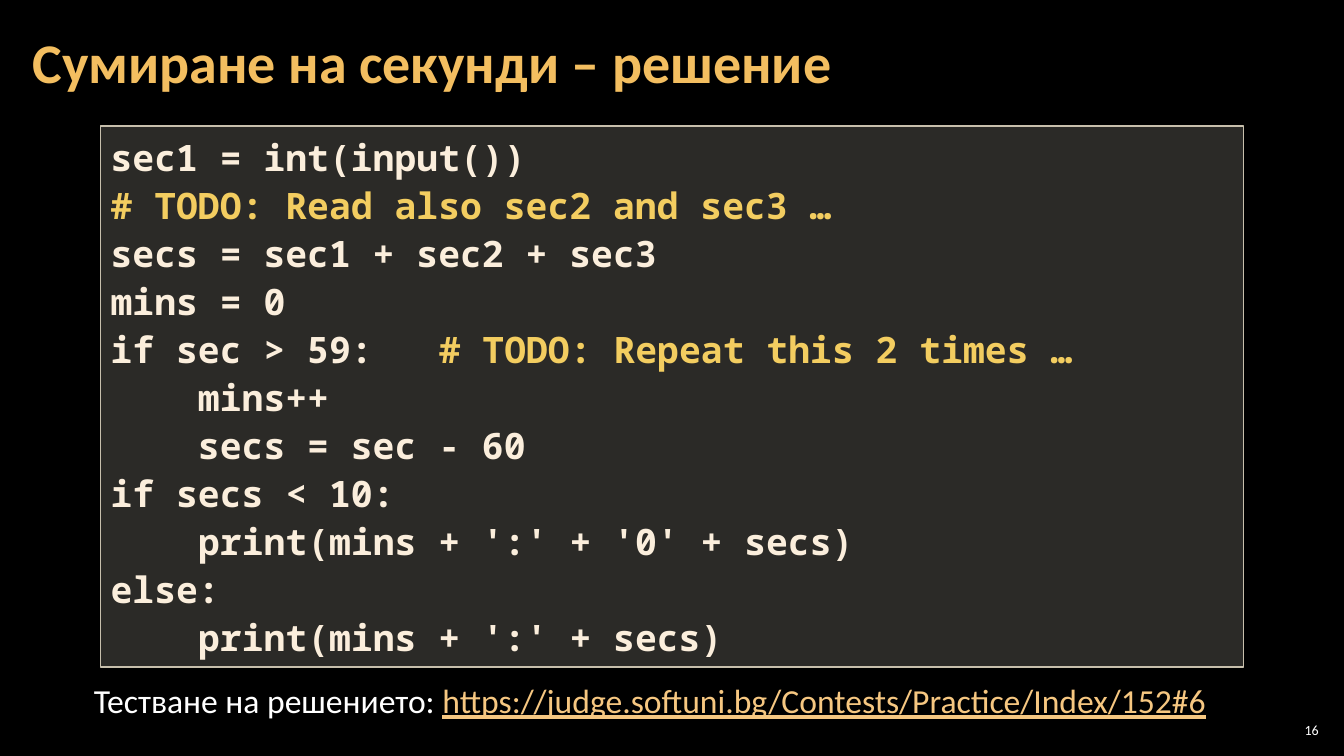
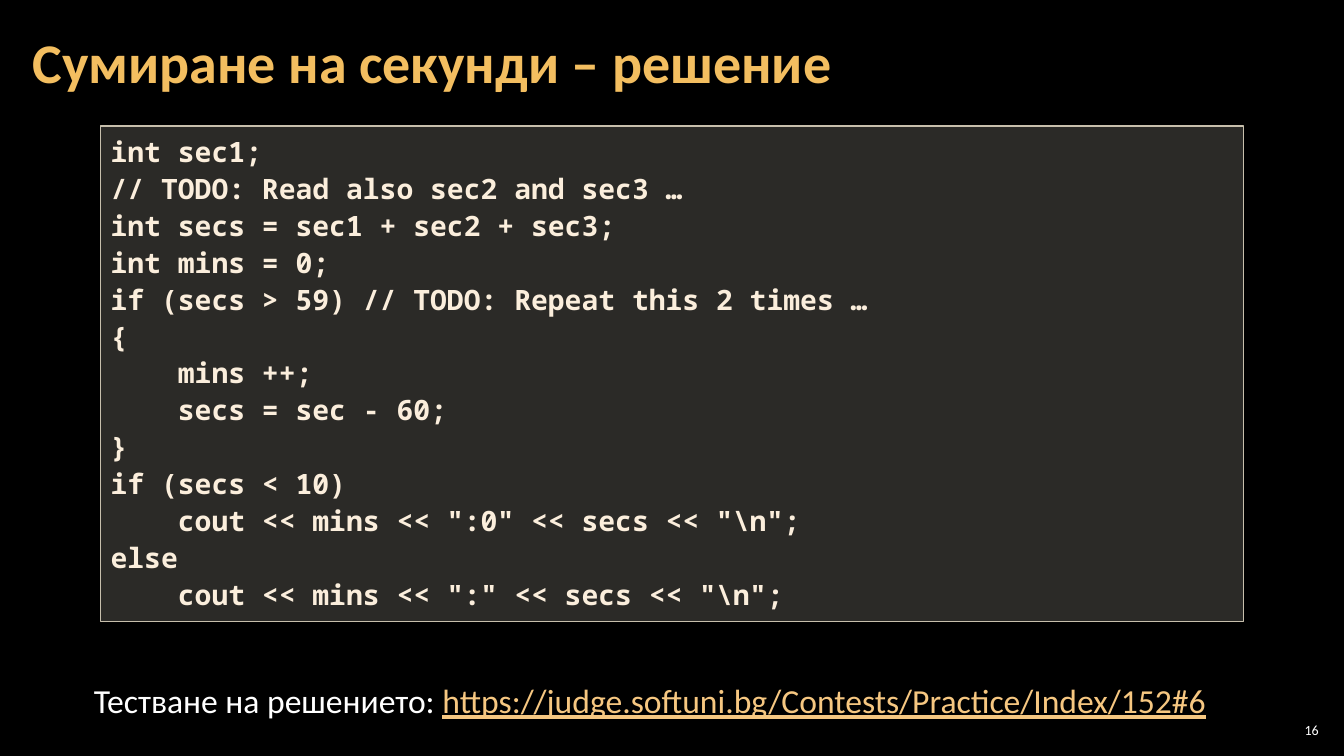
Before and after one commit to Software-University/C-plus-plus, a slide deck: slide 16 of 3. Simple-Conditions/3. Simple-Conditions.pptx. Drawn at 1344x756 pixels with LibreOffice and Linux fonts; fonts in the diff are those of the drawing; background and template pictures are left out. Boxes give left, top, right and bottom in pixels: in the first picture for what was removed or moved away, otherwise in the second. Text is boxed around its words. In the diff, an @@ line names an element or a change of style, - is before the commit and + after.

```diff
--- a/3. Simple-Conditions/3. Simple-Conditions.pptx
+++ b/3. Simple-Conditions/3. Simple-Conditions.pptx
@@ rectangle "int sec1;": place and size @@
-rectangle "int sec1;" at [101, 126, 1243, 667]
+rectangle "int sec1;" at [101, 126, 1243, 621]
@@ text in rectangle at [111, 140, 834, 610]: text changed; size 26 to 20 pt @@
-sec1 = int(input())
-# TODO: Read also sec2 and sec3 …
-secs = sec1 + sec2 + sec3
-mins = 0
-if sec > 59: # TODO: Repeat this 2 times …
-mins++
-secs = sec - 60
-if secs < 10:
-print(mins + ':' + '0' + secs)
-else:
-print(mins + ':' + secs)
+int sec1;
+// TODO: Read also sec2 and sec3 …
+int secs = sec1 + sec2 + sec3;
+int mins = 0;
+if (secs > 59) // TODO: Repeat this 2 times …
+{
+mins ++;
+secs = sec - 60;
+}
+if (secs < 10)
+cout << mins << ":0" << secs << "\n";
+else
+cout << mins << ":" << secs << "\n";
```
Also in this commit, not shown: 13 other slides changed, 1 other file.
